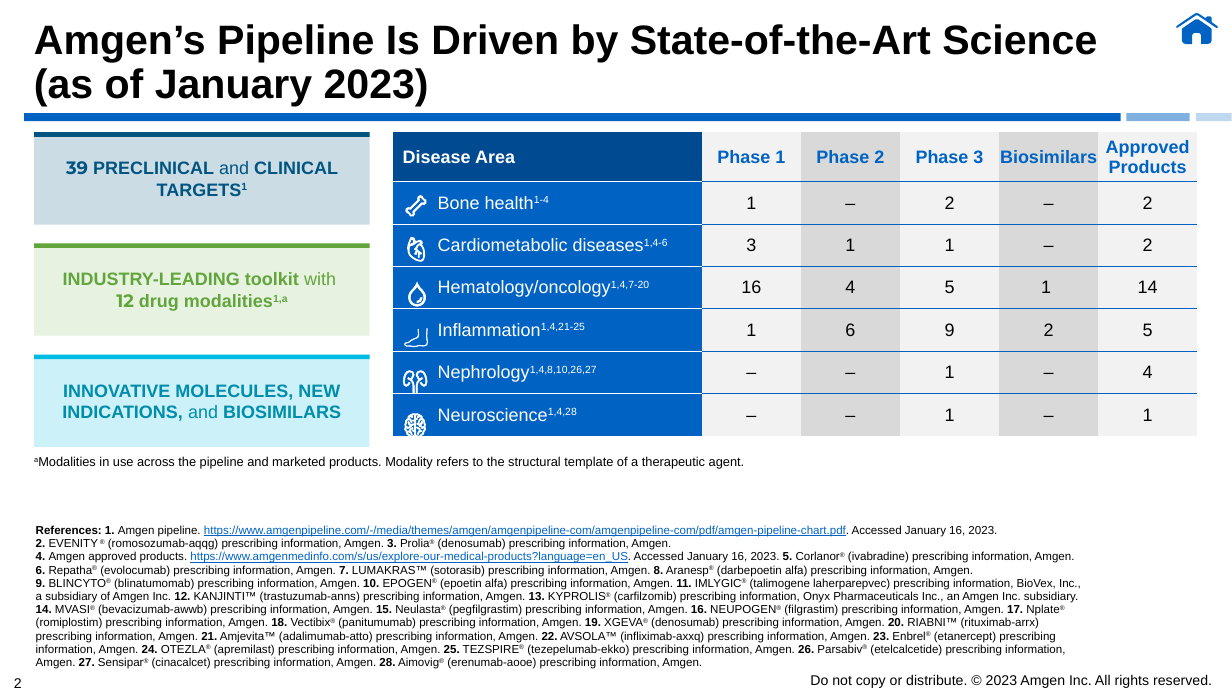
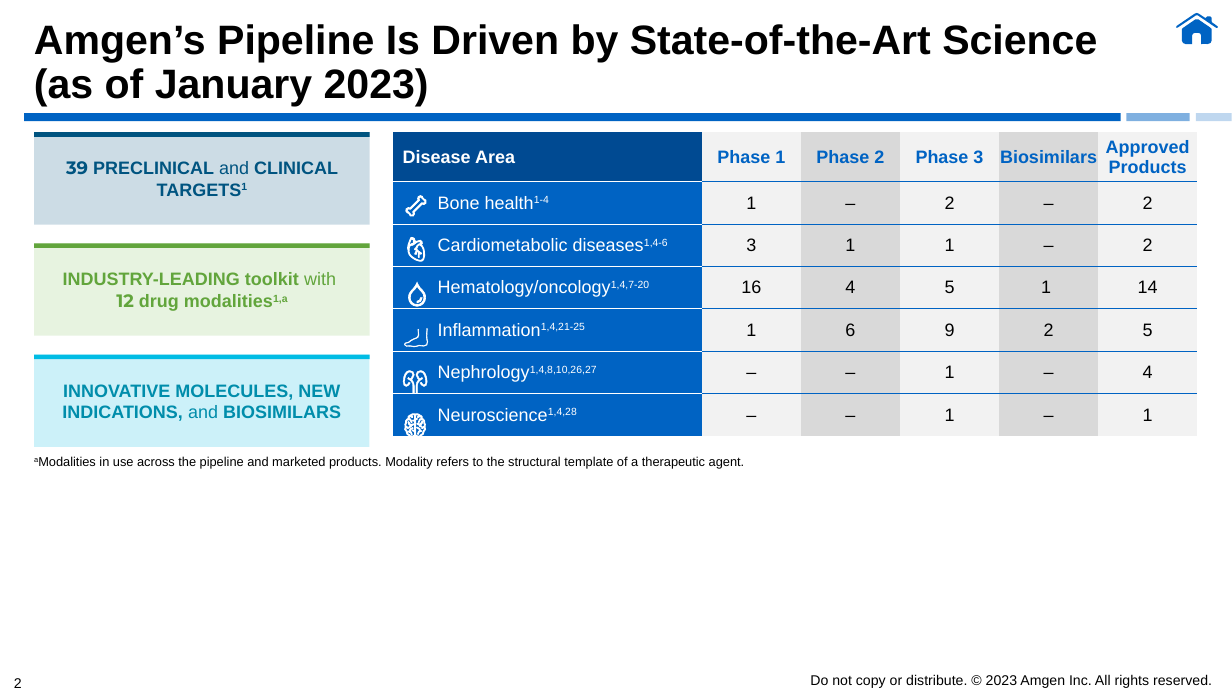
Before and after one commit to abhayshah3017/Datathon_team_11, a slide deck: slide 2 of frontend/build/Pipeline_deck.pptx. Drawn at 1232x693 pixels with LibreOffice and Linux fonts; fonts in the diff are those of the drawing; background and template pictures are left out. Boxes give left, top, right and bottom in pixels: in the first picture for what was removed or moved away, otherwise in the second. Text is boxed around its words. In the diff, an @@ line names an element or a change of style, - is before the commit and + after.

```diff
--- a/frontend/build/Pipeline_deck.pptx
+++ b/frontend/build/Pipeline_deck.pptx
@@ text removed at (x1=36, y1=525, x2=1081, y2=669) @@
-References: 1. Amgen pipeline. https://www.amgenpipeline.com/-/media/themes/amgen/amgenpipeline-com/amgenpipeline-com/pdf/amgen-pipeline-chart.pdf. Accessed January 16, 2023.
-2. EVENITY ® (romosozumab-aqqg) prescribing information, Amgen. 3. Prolia® (denosumab) prescribing information, Amgen.
-4. Amgen approved products. https://www.amgenmedinfo.com/s/us/explore-our-medical-products?language=en_US. Accessed January 16, 2023. 5. Corlanor® (ivabradine) prescribing information, Amgen.
-6. Repatha® (evolocumab) prescribing information, Amgen. 7. LUMAKRAS™ (sotorasib) prescribing information, Amgen. 8. Aranesp® (darbepoetin alfa) prescribing information, Amgen.
-9. BLINCYTO® (blinatumomab) prescribing information, Amgen. 10. EPOGEN® (epoetin alfa) prescribing information, Amgen. 11. IMLYGIC® (talimogene laherparepvec) prescribing information, BioVex, Inc., a subsidiary of Amgen Inc. 12. KANJINTI™ (trastuzumab-anns) prescribing information, Amgen. 13. KYPROLIS® (carfilzomib) prescribing information, Onyx Pharmaceuticals Inc., an Amgen Inc. subsidiary. 14. MVASI® (bevacizumab-awwb) prescribing information, Amgen. 15. Neulasta® (pegfilgrastim) prescribing information, Amgen. 16. NEUPOGEN® (filgrastim) prescribing information, Amgen. 17. Nplate® (romiplostim) prescribing information, Amgen. 18. Vectibix® (panitumumab) prescribing information, Amgen. 19. XGEVA® (denosumab) prescribing information, Amgen. 20. RIABNI™ (rituximab-arrx) prescribing information, Amgen. 21. Amjevita™ (adalimumab-atto) prescribing information, Amgen. 22. AVSOLA™ (infliximab-axxq) prescribing information, Amgen. 23. Enbrel® (etanercept) prescribing information, Amgen. 24. OTEZLA® (apremilast) prescribing information, Amgen. 25. TEZSPIRE® (tezepelumab-ekko) prescribing information, Amgen. 26. Parsabiv® (etelcalcetide) prescribing information, Amgen. 27. Sensipar® (cinacalcet) prescribing information, Amgen. 28. Aimovig® (erenumab-aooe) prescribing information, Amgen.
```
Also in this commit, not shown: 4 other slides changed, 2 other files.
